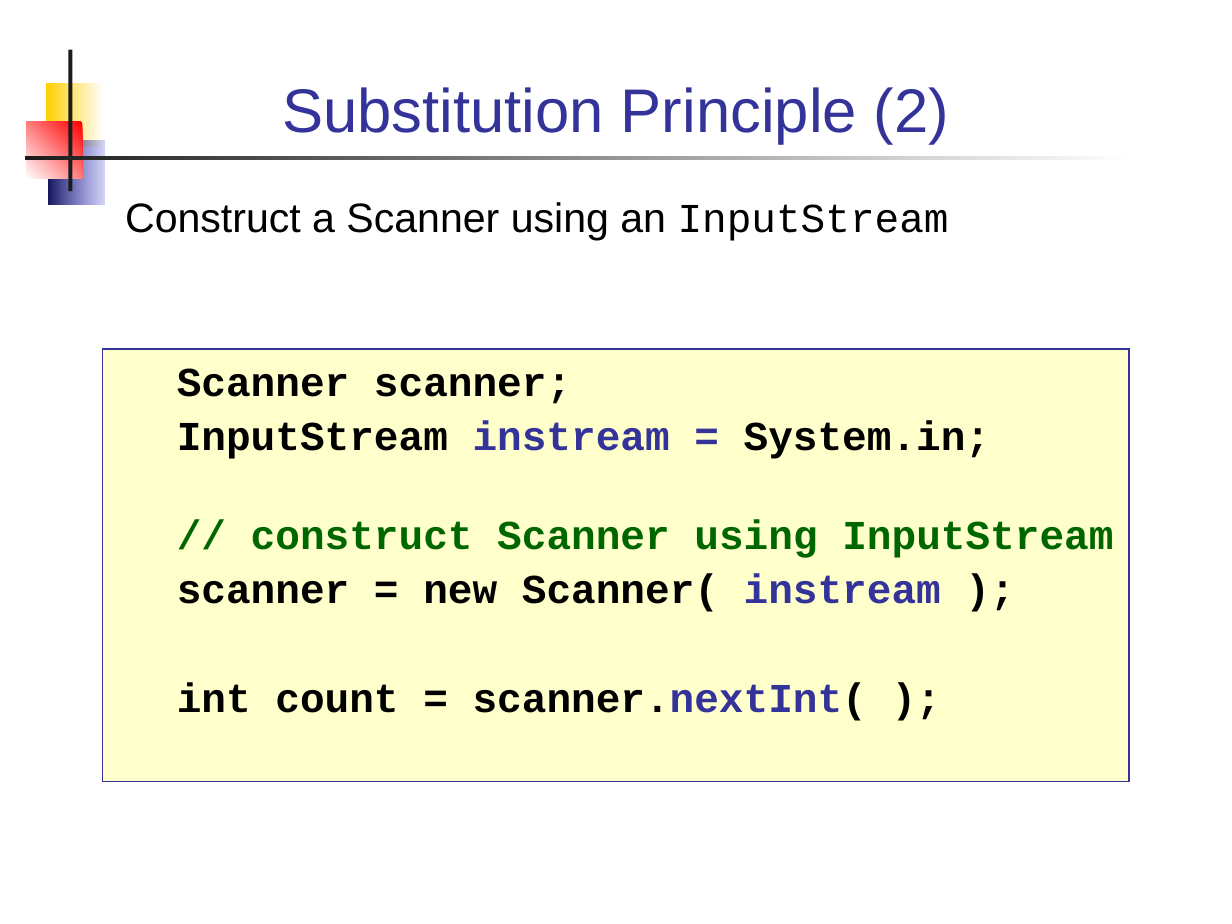
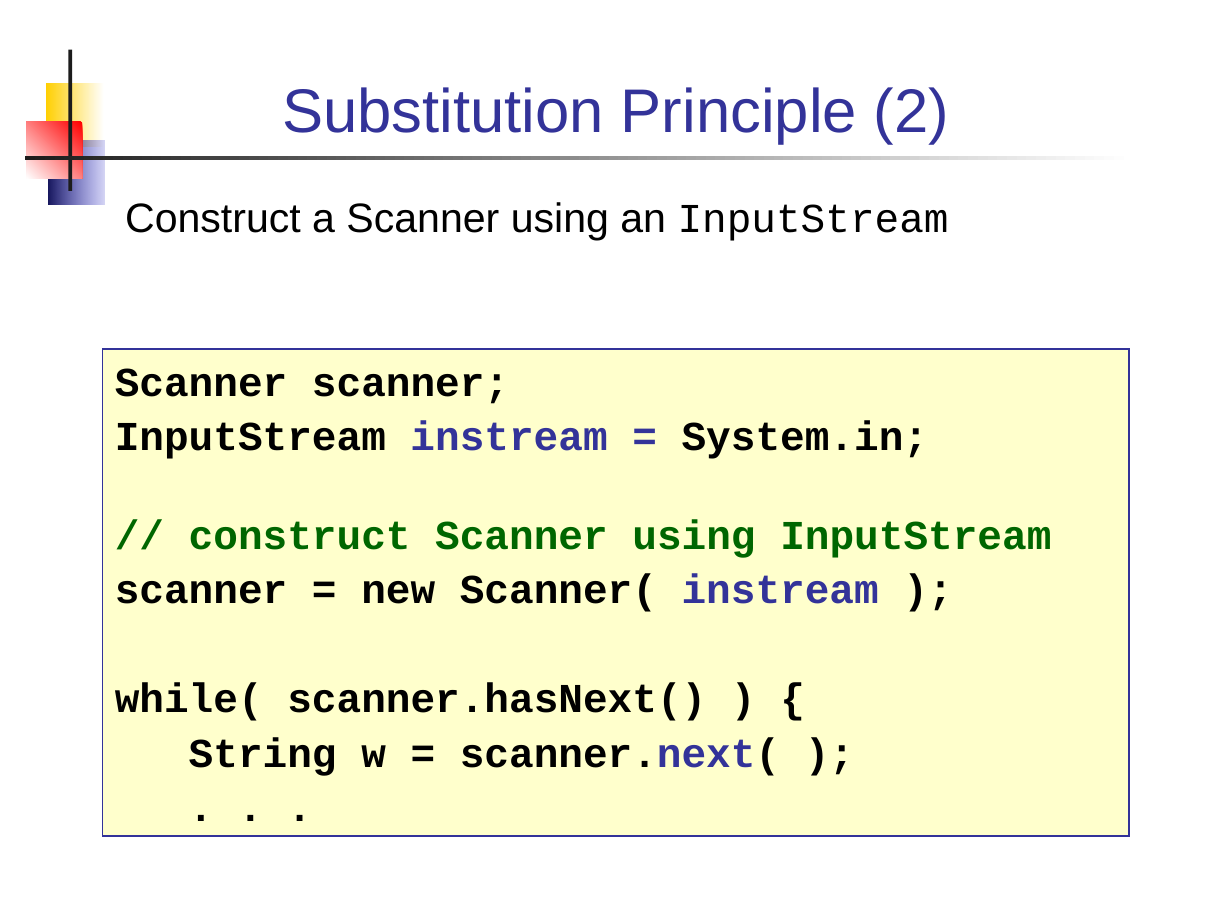
Before and after one commit to skeoop/skeoop.github.io, a slide deck: slide 7 of week4/Inheritance-2-Design.ppt. Drawn at 1232x924 pixels with LibreOffice and Linux fonts; fonts in the diff are those of the drawing. Boxes give left, top, right and bottom in pixels: in the first picture for what was removed or moved away, otherwise in the second. Text is boxed around its words. In the diff, an @@ line names an element or a change of style, - is before the commit and + after.

```diff
--- a/week4/Inheritance-2-Design.ppt
+++ b/week4/Inheritance-2-Design.ppt
@@ rectangle "Scanner scanner;": place and size @@
-rectangle "Scanner scanner;" at bbox=[102, 349, 1129, 781]
+rectangle "Scanner scanner;" at bbox=[102, 349, 1129, 835]
@@ text in rectangle at bbox=[115, 682, 780, 776]: text changed @@
-int count = scanner.nextInt( );
+while( scanner.hasNext() ) {
+String w = scanner.next( );
+. . .
```
Also in this commit, not shown: 18 other slides changed, 6 other files.
